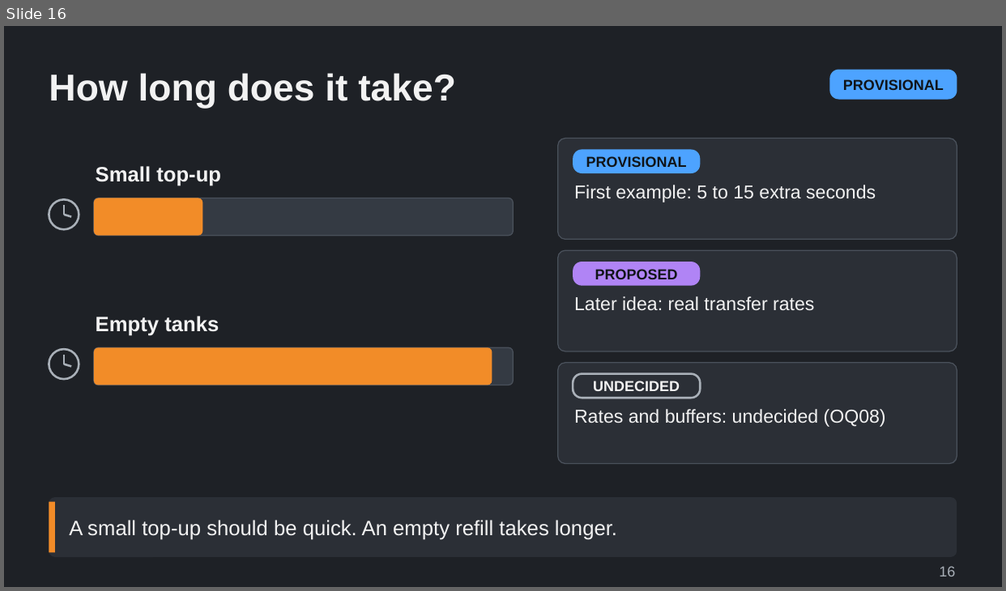
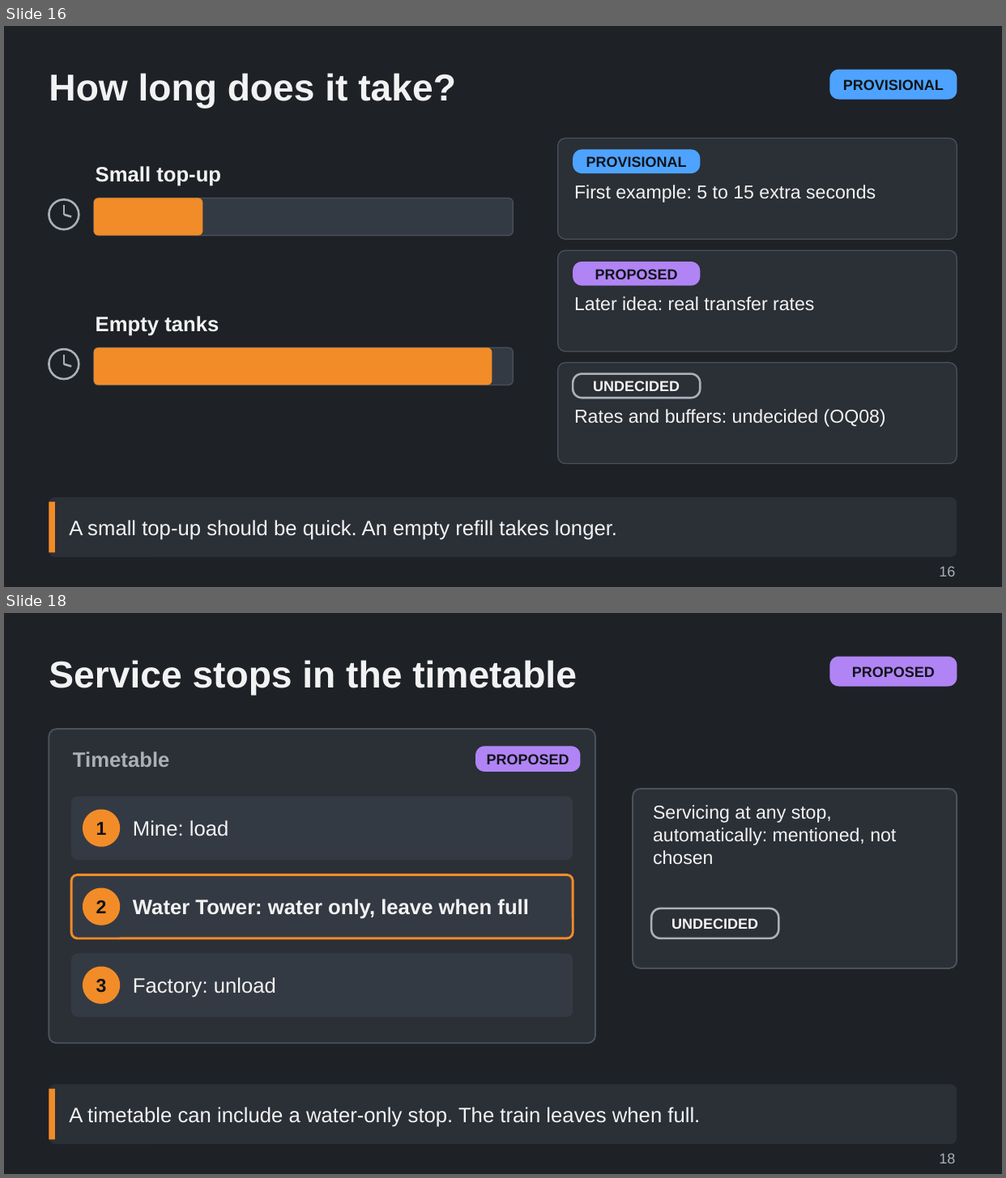
Before and after one commit to Tarenkookoo/Satisfactory---Early-Locomotion, a slide deck: Reporting/Claude Presents/Deck3_Servicing/Coal_Water_and_Servicing_Explained.pptx. Shown one above the other, each under a label of ours: slide 16 before the commit, slides 16 and 18 after it; the slides between them are not shown. The pictures are 1006x591 and 1006x1178 pixels, drawn with LibreOffice and Linux fonts; fonts in the diff are those of the drawing. Boxes give left, top, right and bottom in pixels: in the first picture for what was removed or moved away, otherwise in the second. Text is boxed around its words. In the diff, an @@ line names an element or a change of style, - is before the commit and + after.

```diff
--- a/Reporting/Claude Presents/Deck3_Servicing/Coal_Water_and_Servicing_Explained.pptx
+++ b/Reporting/Claude Presents/Deck3_Servicing/Coal_Water_and_Servicing_Explained.pptx
@@ slide 18 added at box(4, 613, 1002, 1174), background #1E2126 @@
@@ title added at box(49, 660, 577, 696), 36 pt, text #F2F2F2, bold @@
+Service stops in the timetable
@@ rounded rectangle added at box(829, 657, 957, 687), fill #B084F5, 14 pt, text #101418, bold @@
+PROPOSED
@@ group added at box(49, 729, 957, 1043): 7 rounded rectangles, 5 texts, 3 ellipses @@
+Timetable
+PROPOSED
+1
+Mine: load
+2
+Water Tower: water only, leave when full
+3
+Factory: unload
+Servicing at any stop, automatically: mentioned, not chosen
+UNDECIDED
@@ rounded rectangle added at box(49, 1084, 957, 1144), fill #2B2F36 @@
@@ rectangle added at box(49, 1089, 55, 1140), fill #F28C28 @@
@@ text added at box(69, 1107, 700, 1127), 20 pt, text #F2F2F2 @@
+A timetable can include a water-only stop. The train leaves when full.
@@ text added at box(939, 1153, 955, 1164), 14 pt, text #A9B0B8 @@
+18
```
Also in this commit, not shown: 7 other slides added, 4 other files.
